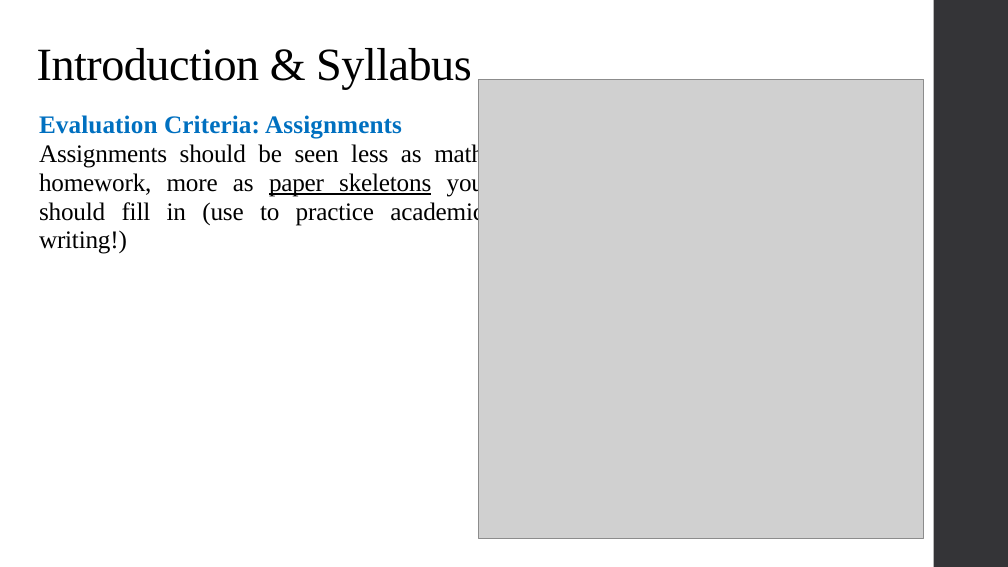
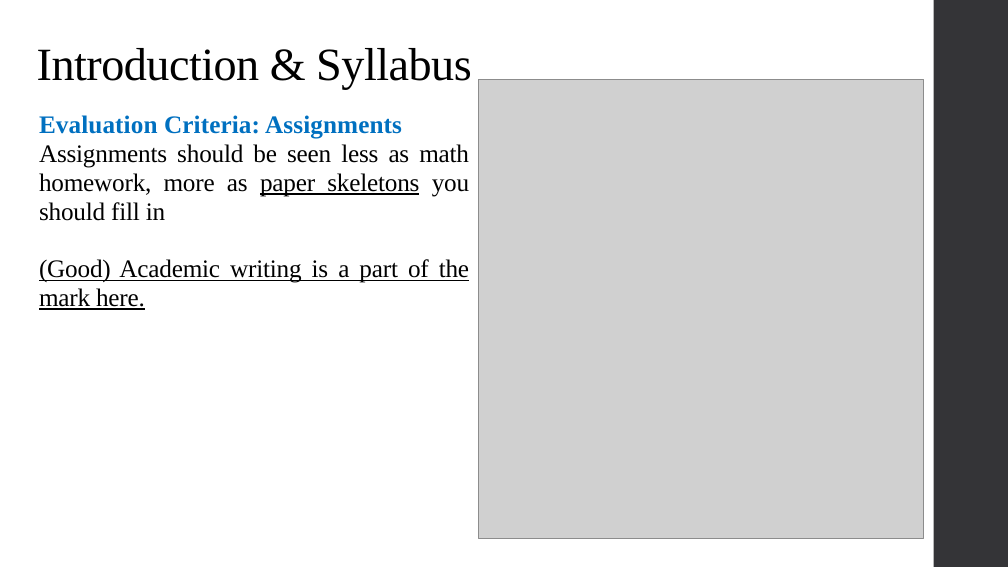
Before and after one commit to alex-hoagland/HAD5744, a slide deck: slide 10 of Lecture01_Introduction/Lecture1_Frameworks.pptx (slide 7 before the commit). Drawn at 1008x567 pixels with LibreOffice and Linux fonts; fonts in the diff are those of the drawing; grey boxes stand for pictures. Boxes give left, top, right and bottom in pixels: in the first picture for what was removed or moved away, otherwise in the second. Text is boxed around its words. In the diff, an @@ line names an element or a change of style, - is before the commit and + after.

```diff
--- a/Lecture01_Introduction/Lecture1_Frameworks.pptx
+++ b/Lecture01_Introduction/Lecture1_Frameworks.pptx
@@ text at (x1=39, y1=144, x2=469, y2=310): text changed @@
-Assignments should be seen less as math homework, more as paper skeletons you should fill in (use to practice academic writing!)
+Assignments should be seen less as math homework, more as paper skeletons you should fill in
+(Good) Academic writing is a part of the mark here.
```
Also in this commit, not shown: 14 other slides changed, 9 slides added, 4 slides removed, 1 other file.
